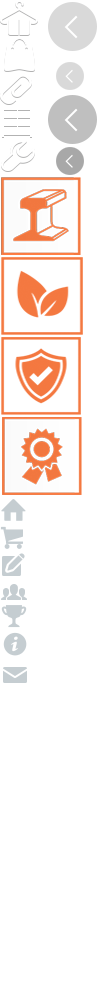
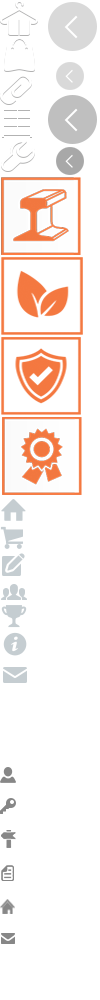
The second 100 x 1000 image is a revision of the first. Changes to its layers:
added layer "Email" above "Слой 1" over [1, 933, 15, 944]
added layer "Слой 1" above "icon_75974" over [0, 899, 15, 914]
added layer "icon_75974" above "icon_73251" over [1, 865, 14, 881]
added layer "icon_73251" above "key" over [1, 830, 16, 848]
added layer "key" above "Single User" over [0, 798, 16, 814]
added layer "Single User" above "Эллипс 2 копия 7" over [0, 767, 16, 783]
